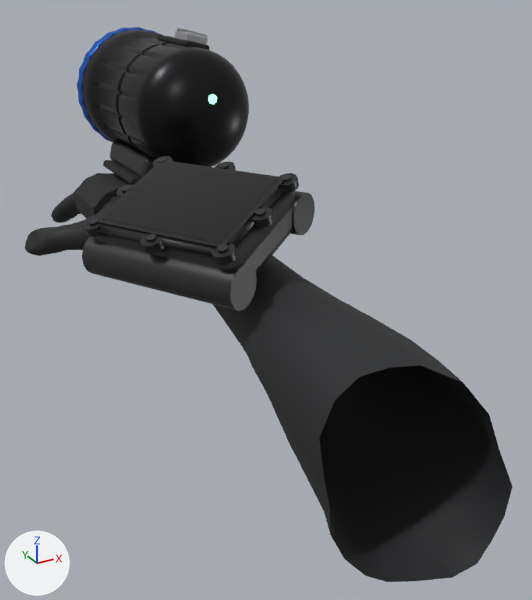
The glTF model viewer/public/diver/diver-arm.glb: old version first, new version second.
Camera for both pictures: a 50 mm lens placed at (0.0468, 0.0759, -0.0267), pointed at (0.1831, 0.3237, -0.1506). Arrows for +X, +Y and +Z are at lower left; the lights stay in place. The older version comes first. Where no turn or scale is listed for an object, it has been applied to the vertices.

Before the edit, the objects in view are built like this:
```python
ob_computer_bar = bpy.data.objects.new('computer-bar', me_cylinder)
ob_computer_bar.location = (0.1712, 0.3313, -0.1085)
ob_computer_bar.rotation_euler = (-0.344, 0.00905, 2.082)  # degrees (-20, 0.5, 119)
ob_computer_bar.scale = (0.0336, 0.0336, 0.0336)
ob_computer_bar_001 = bpy.data.objects.new('computer-bar.001', me_cylinder)
ob_computer_bar_001.location = (0.135, 0.3108, -0.1234)
ob_computer_bar_001.rotation_euler = (-0.344, 0.00905, 2.082)  # degrees (-20, 0.5, 119)
ob_computer_bar_001.scale = (0.0336, 0.0336, 0.0336)
ob_computer_bezel = bpy.data.objects.new('computer-bezel', me_cube_002)
ob_computer_bezel.location = (0.1491, 0.319, -0.1035)
ob_computer_bezel.rotation_euler = (-0.344, 0.00905, 2.082)  # degrees (-20, 0.5, 119)
ob_computer_bezel.scale = (0.0302, 0.0302, 0.0302)
ob_computer_boss = bpy.data.objects.new('computer-boss', me_cylinder_002)
ob_computer_boss.location = (0.1811, 0.3038, -0.0959)
ob_computer_boss.rotation_euler = (-0.344, 0.00905, 2.082)  # degrees (-20, 0.5, 119)
ob_computer_boss.scale = (0.00408, 0.00408, 0.00408)
ob_computer_boss_002 = bpy.data.objects.new('computer-boss.002', me_cylinder_002)
ob_computer_boss_002.location = (0.1528, 0.3542, -0.0965)
ob_computer_boss_002.rotation_euler = (-0.344, 0.00905, 2.082)  # degrees (-20, 0.5, 119)
ob_computer_boss_002.scale = (0.00408, 0.00408, 0.00408)
ob_computer_boss_003 = bpy.data.objects.new('computer-boss.003', me_cylinder_002)
ob_computer_boss_003.location = (0.1172, 0.3341, -0.1112)
ob_computer_boss_003.rotation_euler = (-0.344, 0.00905, 2.082)  # degrees (-20, 0.5, 119)
ob_computer_boss_003.scale = (0.00408, 0.00408, 0.00408)
ob_computer_boss_005 = bpy.data.objects.new('computer-boss.005', me_cylinder_002)
ob_computer_boss_005.location = (0.1686, 0.33, -0.0955)
ob_computer_boss_005.rotation_euler = (-0.344, 0.00905, 2.082)  # degrees (-20, 0.5, 119)
ob_computer_boss_005.scale = (0.00408, 0.00408, 0.00408)
ob_computer_boss_007 = bpy.data.objects.new('computer-boss.007', me_cylinder_002)
ob_computer_boss_007.location = (0.1342, 0.3457, -0.1038)
ob_computer_boss_007.rotation_euler = (-0.344, 0.00905, 2.082)  # degrees (-20, 0.5, 119)
ob_computer_boss_007.scale = (0.00408, 0.00408, 0.00408)
ob_dive_light = bpy.data.objects.new('dive-light', me_head)
ob_dive_light.location = (0.1865, 0.4341, -0.0881)
# also in view: 'computer-glass' at (0.1485, 0.3186, -0.1017); 'diver-arm' at (0.1578, 0.3493, -0.1577); 'computer-case' at (0.152, 0.3205, -0.1128); 'computer-screen' at (0.1484, 0.3186, -0.1012); 'strap' at (0.1755, 0.4452, -0.1493)
```
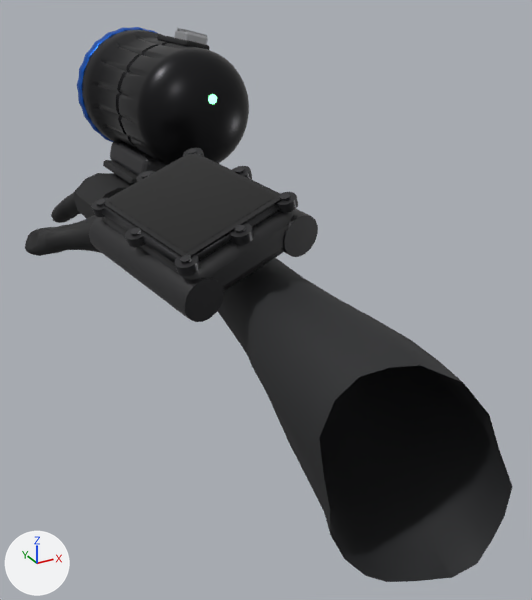
Edits to the bpy script that builds the scene:
```text
Change ob_computer_bar:
    ob_computer_bar.location: (0.1712, 0.3313, -0.1085) -> (0.1738, 0.3241, -0.1089)
    ob_computer_bar.rotation_euler: (-0.344, 0.00905, 2.082) -> (-0.328, -0.107, 1.752)  # degrees (-20, 0.5, 119) -> degrees (-19, -6.1, 100)
Change ob_computer_bar_001:
    ob_computer_bar_001.location: (0.135, 0.3108, -0.1234) -> (0.1323, 0.318, -0.123)
    ob_computer_bar_001.rotation_euler: (-0.344, 0.00905, 2.082) -> (-0.328, -0.107, 1.752)  # degrees (-20, 0.5, 119) -> degrees (-19, -6.1, 100)
Change ob_computer_bezel:
    ob_computer_bezel.rotation_euler: (-0.344, 0.00905, 2.082) -> (-0.328, -0.107, 1.752)  # degrees (-20, 0.5, 119) -> degrees (-19, -6.1, 100)
Change ob_computer_boss:
    ob_computer_boss.location: (0.1811, 0.3038, -0.0959) -> (0.1747, 0.2937, -0.0997)
Change ob_computer_boss_002:
    ob_computer_boss_002.location: (0.1528, 0.3542, -0.0965) -> (0.1644, 0.3502, -0.0935)
Change ob_computer_boss_003:
    ob_computer_boss_003.location: (0.1172, 0.3341, -0.1112) -> (0.1236, 0.3443, -0.1074)
Change ob_computer_boss_005:
    ob_computer_boss_005.location: (0.1686, 0.33, -0.0955) -> (0.1714, 0.3222, -0.0959)
Change ob_computer_boss_007:
    ob_computer_boss_007.location: (0.1342, 0.3457, -0.1038) -> (0.1436, 0.3489, -0.1003)
Change ob_computer_case:
    ob_computer_case.rotation_euler: (-0.344, 0.00905, 2.082) -> (-0.328, -0.107, 1.752)  # degrees (-20, 0.5, 119) -> degrees (-19, -6.1, 100)
Change ob_computer_glass:
    ob_computer_glass.rotation_euler: (-0.344, 0.00905, 2.082) -> (-0.328, -0.107, 1.752)  # degrees (-20, 0.5, 119) -> degrees (-19, -6.1, 100)
Change ob_computer_screen:
    ob_computer_screen.rotation_euler: (-0.344, 0.00905, 2.082) -> (-0.328, -0.107, 1.752)  # degrees (-20, 0.5, 119) -> degrees (-19, -6.1, 100)
Change ob_computer_screw:
    ob_computer_screw.location: (0.1805, 0.3035, -0.0939) -> (0.1741, 0.2933, -0.0977)
Change ob_computer_screw_002:
    ob_computer_screw_002.location: (0.1522, 0.3539, -0.0945) -> (0.1637, 0.3499, -0.0915)
Change ob_computer_screw_003:
    ob_computer_screw_003.location: (0.1165, 0.3338, -0.1092) -> (0.1229, 0.3439, -0.1054)
Change ob_computer_screw_005:
    ob_computer_screw_005.location: (0.168, 0.3296, -0.0935) -> (0.1708, 0.3219, -0.0939)
```

Pixel boxes [x1, y1, x2, y2] of what changed, in the pictures (532 x 600 px):
'computer-screen', turned: before [102, 163, 277, 243]; after [109, 155, 276, 252]
'computer-bar.001', moved, turned: before [82, 237, 257, 311]; after [89, 217, 224, 322]
'computer-case', turned: before [95, 192, 295, 274]; after [103, 211, 293, 292]
'computer-glass', turned: before [97, 160, 284, 248]; after [104, 153, 281, 257]
'computer-bezel', turned (mostly hidden): before [98, 186, 285, 257]; after [102, 155, 280, 263]
'computer-bar', moved, turned: before [290, 191, 315, 235]; after [283, 209, 318, 257]
'computer-boss', moved: before [279, 173, 299, 193]; after [277, 192, 298, 213]
'computer-boss.003', moved: before [83, 217, 103, 237]; after [91, 198, 108, 217]
'computer-boss.005', moved: before [215, 161, 236, 170]; after [231, 166, 252, 180]
'computer-boss.002', moved: before [153, 156, 173, 167]; after [183, 148, 204, 156]
'computer-boss.007', moved: before [116, 184, 133, 199]; after [136, 171, 155, 182]
'computer-screw', moved: before [281, 174, 291, 182]; after [280, 193, 291, 201]
'computer-screw.003', moved: before [88, 218, 98, 226]; after [96, 199, 106, 206]
'computer-screw.005', moved: before [219, 163, 229, 169]; after [235, 167, 245, 174]
'computer-screw.002', moved: before [158, 157, 167, 163]; after [188, 149, 197, 154]
